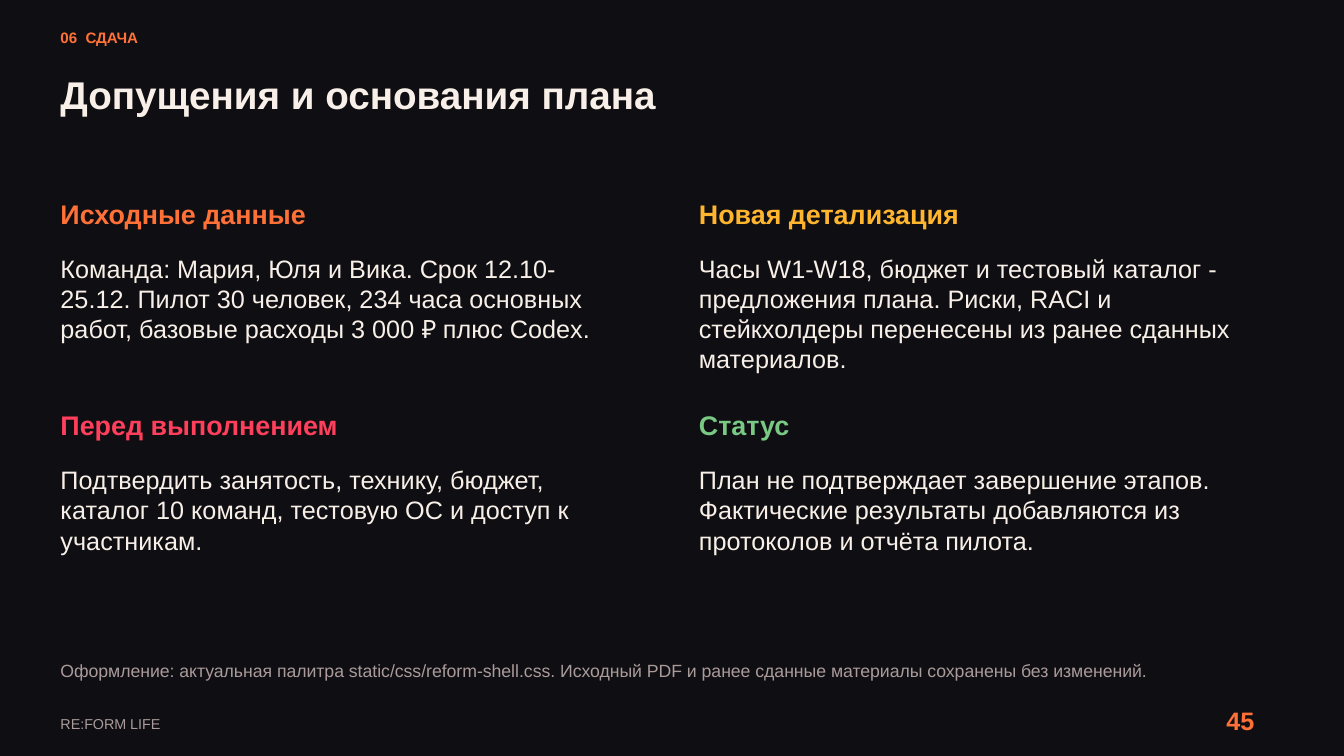
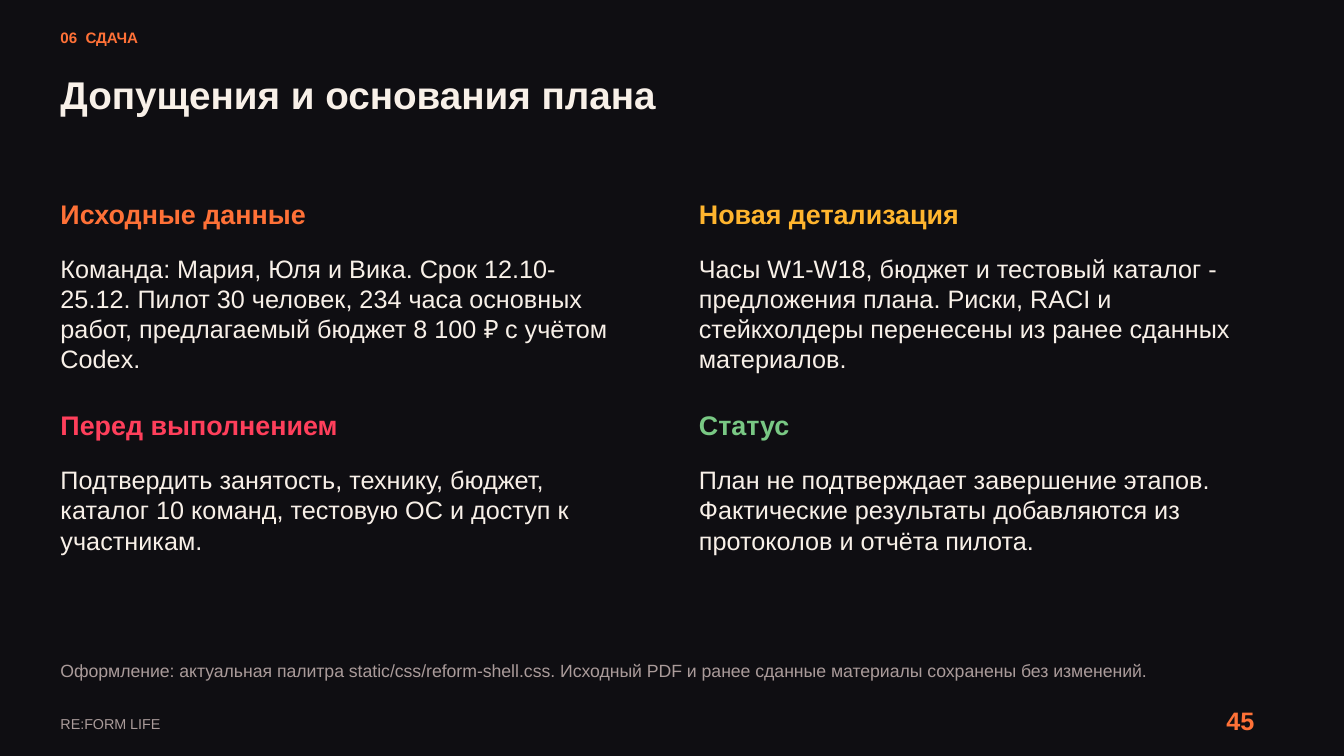
Before and after one commit to kartaamigo/RE-FORM-LIFE, a slide deck: slide 45 of docs/project-plan/RE_FORM_LIFE_Reviewed_Design.pptx. Drawn at 1344x756 pixels with LibreOffice and Linux fonts; fonts in the diff are those of the drawing. Boxes give left, top, right and bottom in pixels: in the first picture for what was removed or moved away, otherwise in the second. Text is boxed around its words. In the diff, an @@ line names an element or a change of style, - is before the commit and + after.

Commit message:
docs: finalize Codex budget and designer risk responsibility

```diff
--- a/docs/project-plan/RE_FORM_LIFE_Reviewed_Design.pptx
+++ b/docs/project-plan/RE_FORM_LIFE_Reviewed_Design.pptx
@@ text at [60,260,607,369]: text changed @@
-Команда: Мария, Юля и Вика. Срок 12.10-25.12. Пилот 30 человек, 234 часа основных работ, базовые расходы 3 000 ₽ плюс Codex.
+Команда: Мария, Юля и Вика. Срок 12.10-25.12. Пилот 30 человек, 234 часа основных работ, предлагаемый бюджет 8 100 ₽ с учётом Codex.
```
Also in this commit, not shown: 7 other slides changed, 1 other file.
